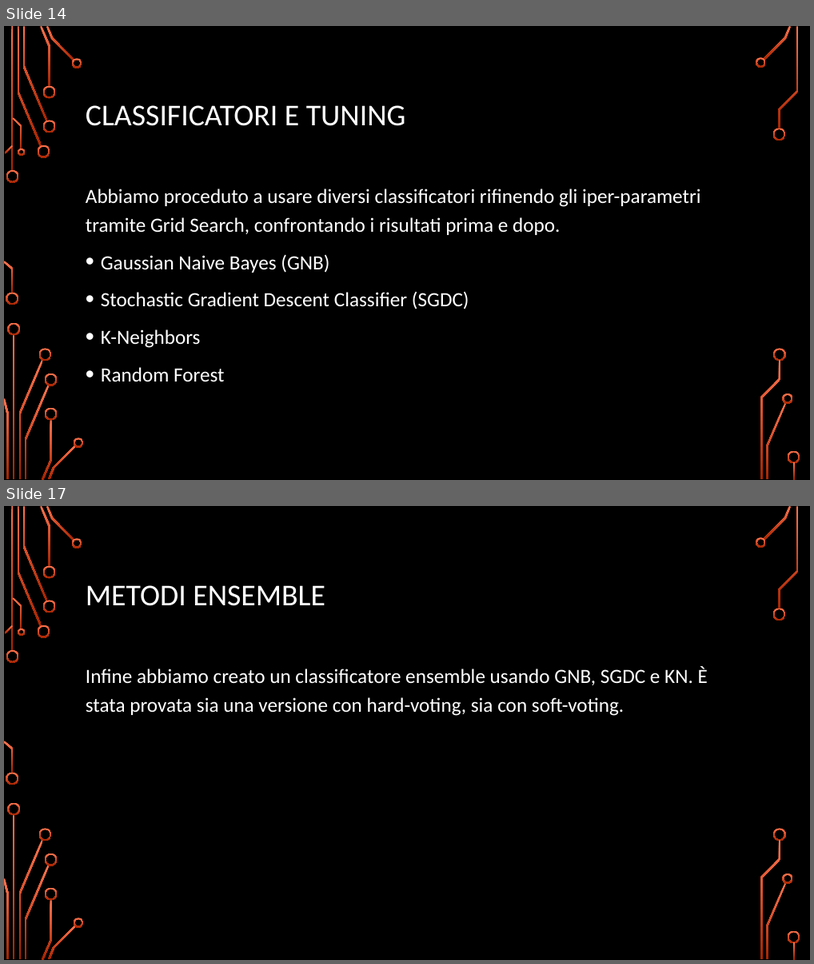
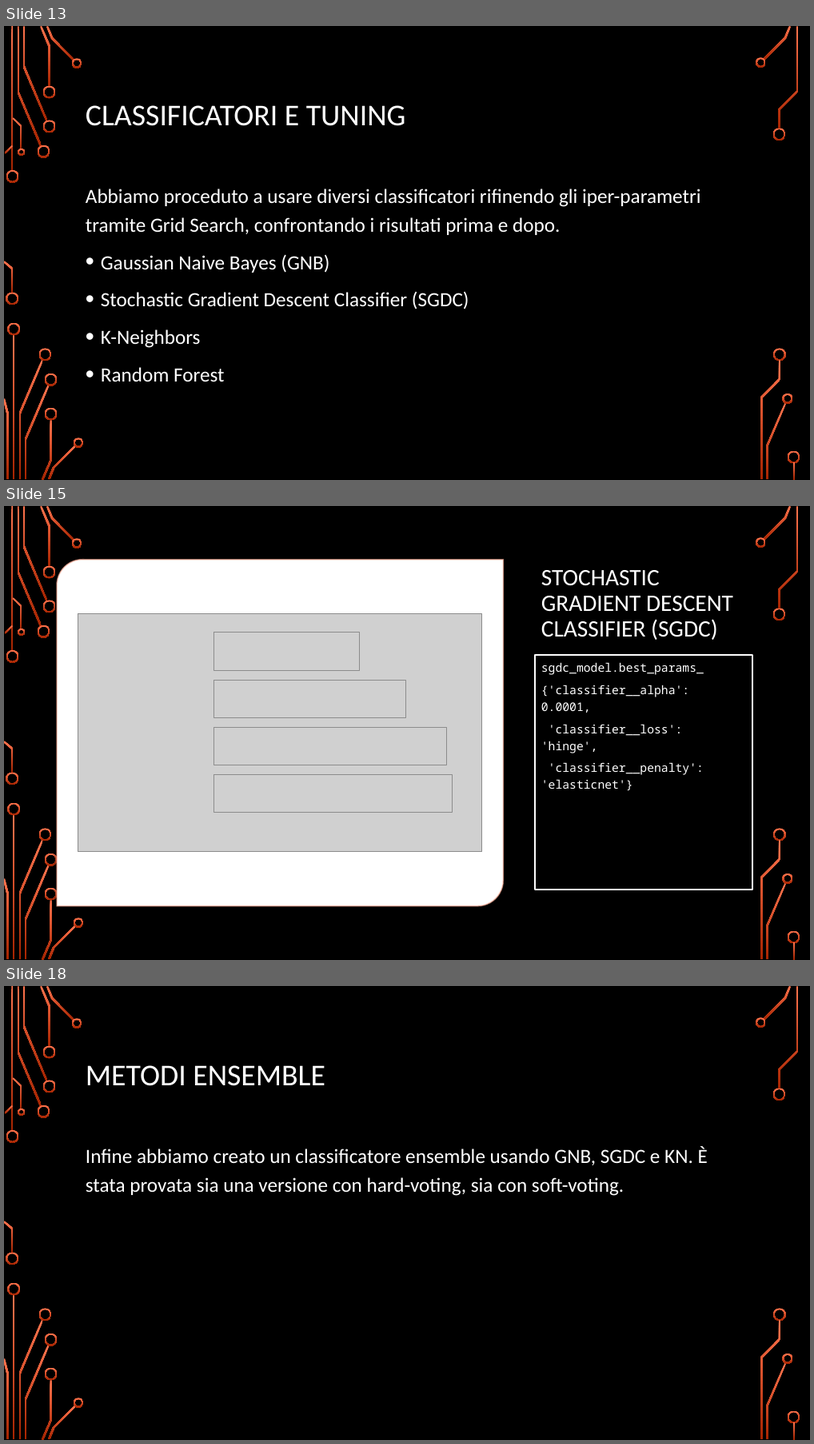
Before and after one commit to rot13-git/Dm-Project, a slide deck: Presentazione.pptx. Shown one above the other, each under a label of ours: slides 14 and 17 before the commit, slides 13, 15 and 18 after it; the slides between them are not shown. The pictures are 814x964 and 814x1444 pixels, drawn with LibreOffice and Linux fonts; fonts in the diff are those of the drawing; grey boxes stand for pictures; background and template pictures are left out. Boxes give left, top, right and bottom in pixels: in the first picture for what was removed or moved away, otherwise in the second. Text is boxed around its words. In the diff, an @@ line names an element or a change of style, - is before the commit and + after.

```diff
--- a/Presentazione.pptx
+++ b/Presentazione.pptx
@@ slide 15 added at (x1=4, y1=506, x2=810, y2=960), background picture (left out); not listed: 36 template elements that a slide beside it also shows @@
@@ round diag rect added at (x1=57, y1=560, x2=503, y2=905), fill #FFFFFF, outline #FFAC95 1.5 pt @@
@@ title added at (x1=542, y1=570, x2=734, y2=640), 28 pt, text #FFFFFF @@
+STOCHASTIC GRADIENT DESCENT CLASSIFIER (SGDC)
@@ picture added at (x1=78, y1=614, x2=482, y2=852) @@
@@ picture added at (x1=214, y1=632, x2=360, y2=670) @@
@@ rectangle added at (x1=536, y1=655, x2=753, y2=889), fill #000000, outline #FFFFFF 1.75 pt, 14 pt, text #FFFFFF @@
+sgdc_model.best_params_
+{'classifier__alpha': 0.0001,
+'classifier__loss': 'hinge',
+'classifier__penalty': 'elasticnet'}
@@ picture added at (x1=214, y1=680, x2=406, y2=718) @@
@@ picture added at (x1=214, y1=727, x2=447, y2=765) @@
@@ picture added at (x1=214, y1=775, x2=452, y2=812) @@
@@ what was slide 14 is now slide 13 @@
@@ what was slide 17 is now slide 18 @@
```
Also in this commit, not shown: 5 slides changed, 8 other slides added, 3 slides removed.
